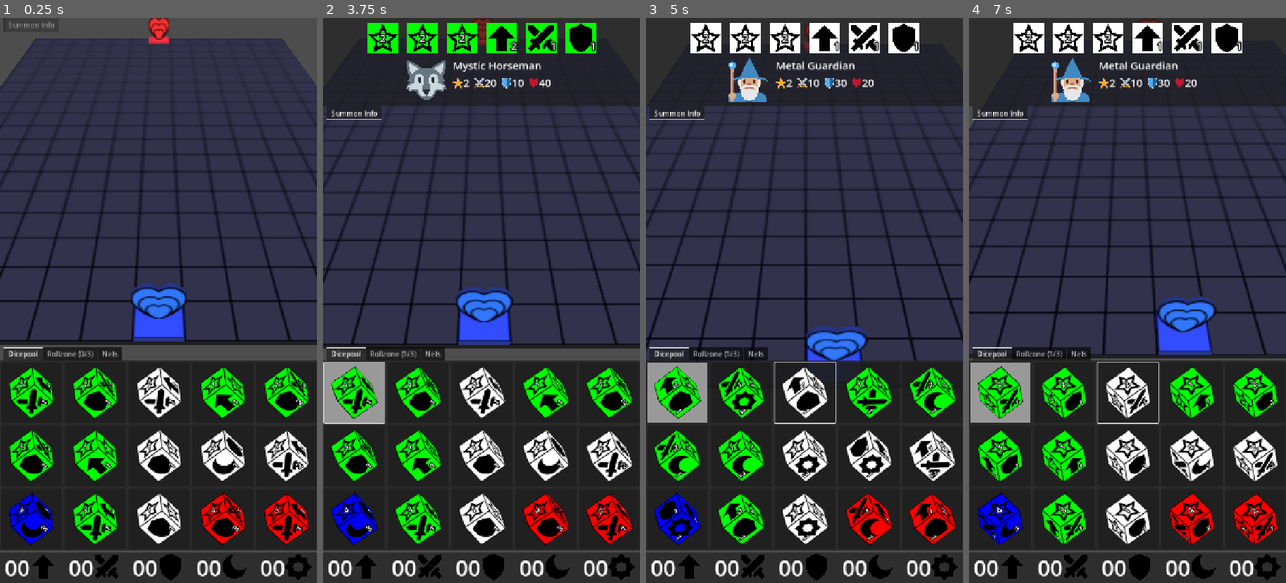
Above: before the commit, frames 1-4 (left to right).
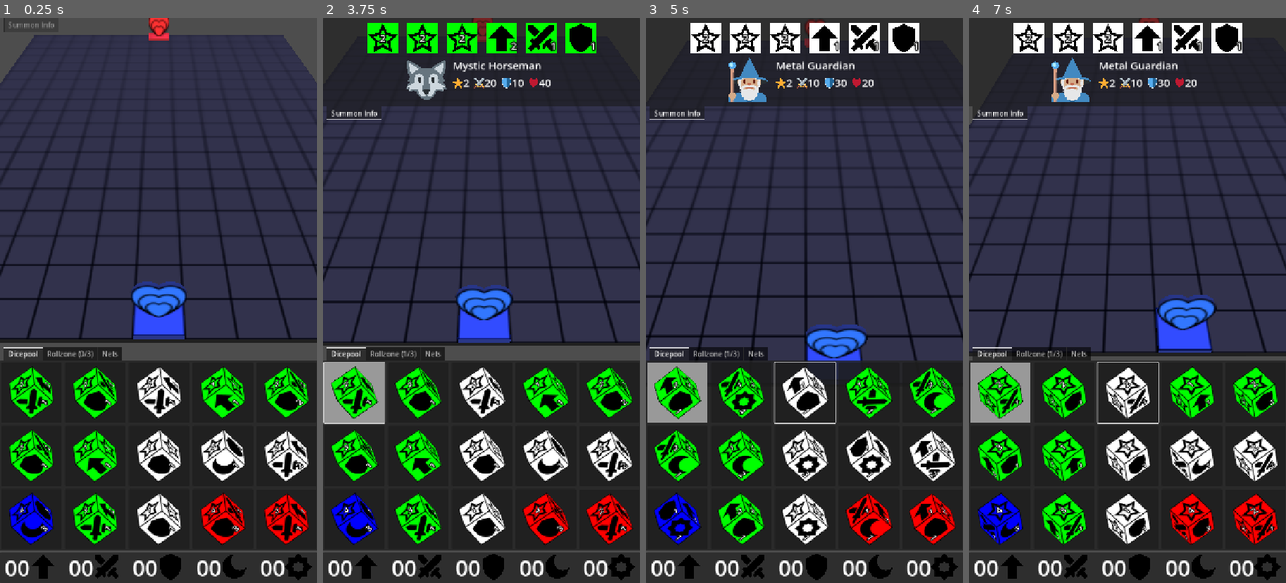
Above: after the commit, the same moments.

Repository: francocurotto/DDMre
Game: Godot game, scene res://scenes/duel.tscn
Two runs of this game, one before a commit and one after it. Both use one fixed random seed, a clock stepped at 60 frames per second and the inputs below.
Inputs (mouse positions are in pixels of both pictures, inside the frame that each line leads up to):
- Up to frame 1 (0.25 s): no input
- Up to frame 2 (3.75 s): click (354, 390) at 0.52 s; click (354, 390) at 1.27 s; click (354, 390) at 2.02 s; move the mouse to (551, 272) at 2.77 s; click (551, 272) at 2.92 s; drag from (418, 328) to (465, 413) at 3.52 s
- Up to frame 3 (5 s): move the mouse to (836, 176) at 4.27 s; click (836, 176) at 4.42 s
- Up to frame 4 (7 s): drag from (1111, 413) to (1032, 215) at 5.02 s; move the mouse to (1222, 385) at 5.77 s; click (1222, 385) at 5.92 s; drag from (1032, 215) to (1079, 159) at 6.52 s

The runs differ from the first frame. In frame 1, 4.9% of the frame differs, in the area x 0-100%, y 0-58%; in frame 2, 3.9%; in frame 3, 4.4%; in frame 4, 4.6%.

Commit message:
debugging camera

Diff:
--- a/source/scenes/duel.tscn
+++ b/source/scenes/duel.tscn
@@ -11,7 +11,7 @@
 [node name="Dungeon" parent="." instance=ExtResource("2_j5jx5")]
 
 [node name="DuelCamera" parent="." instance=ExtResource("3_mgajk")]
-transform = Transform3D(1, 0, 0, 0, 0.647202, 0.762318, 0, -0.762318, 0.647202, 0, 5.86023, 4.42432)
+transform = Transform3D(1, 0, 0, 0, 0.642787, 0.766044, 0, -0.766044, 0.642787, 0, 5.86023, 4.42432)
 
 [node name="DirectionalLight3D" type="DirectionalLight3D" parent="."]
 transform = Transform3D(1, 0, 0, 0, 0.684331, 0.729172, 0, -0.729171, 0.684332, 0, 8.089, 6.504)
--- a/source/scenes/duel_camera/duel_camera.gd
+++ b/source/scenes/duel_camera/duel_camera.gd
@@ -4,6 +4,9 @@
 const PAN_SPEED = 0.02
 const ZOOM_SPEED = 0.02
 #endregion
+
+func _ready() -> void:
+	print(transform.basis.z)
 
 #region public functions
 func pan(velocity):
@@ -14,5 +17,6 @@
 
 func zoom(zoom_force):
 	var delta = get_process_delta_time()
+	print(transform.basis.z * ZOOM_SPEED * zoom_force * delta)
 	translate(transform.basis.z * ZOOM_SPEED * zoom_force * delta)
 #endregion
--- a/source/scenes/duel_camera/duel_camera.tscn
+++ b/source/scenes/duel_camera/duel_camera.tscn
@@ -3,5 +3,5 @@
 [ext_resource type="Script" uid="uid://cxgff3x4a2nm3" path="res://scenes/duel_camera/duel_camera.gd" id="1_1x3el"]
 
 [node name="DuelCamera" type="Camera3D"]
-transform = Transform3D(1, 0, 0, 0, 0.647202, 0.762318, 0, -0.762318, 0.647202, 0, 0, 0)
+transform = Transform3D(1, 0, 0, 0, 0.642787, 0.766044, 0, -0.766044, 0.642787, 0, 0, 0)
 script = ExtResource("1_1x3el")
